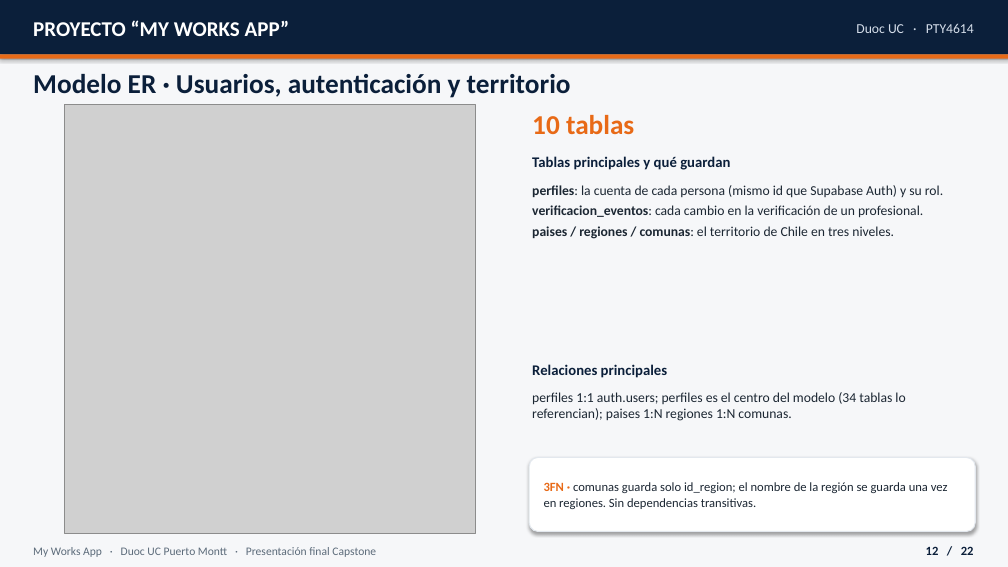
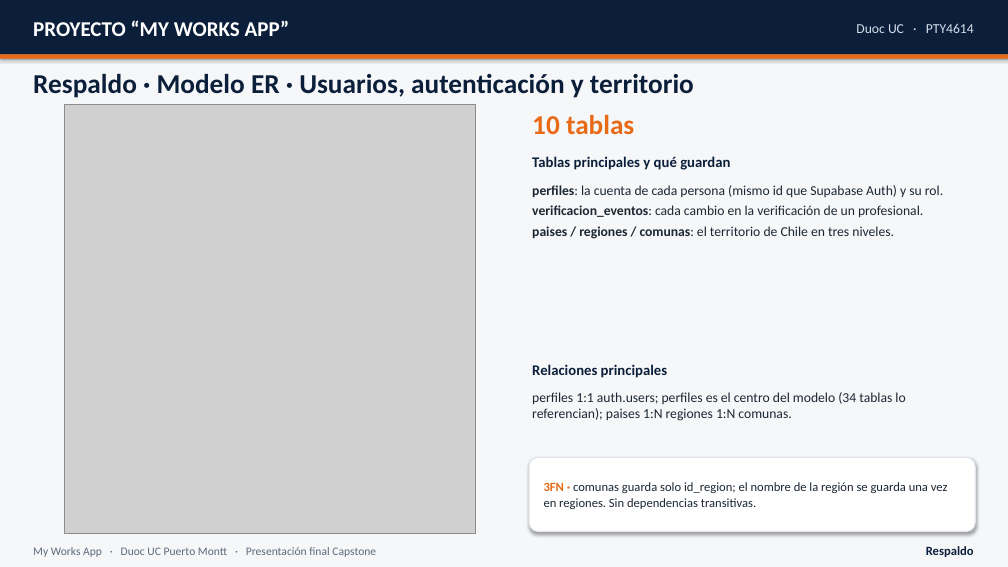
Before and after one commit to MathiasAlejandr0/MyWorksAppProyect, a slide deck: slide 17 of Fase 2/Presentacion_final_MyWorksApp.pptx (slide 12 before the commit). Drawn at 1008x567 pixels with LibreOffice and Linux fonts; fonts in the diff are those of the drawing; grey boxes stand for pictures. Boxes give left, top, right and bottom in pixels: in the first picture for what was removed or moved away, otherwise in the second. Text is boxed around its words. In the diff, an @@ line names an element or a change of style, - is before the commit and + after.

```diff
--- a/Fase 2/Presentacion_final_MyWorksApp.pptx
+++ b/Fase 2/Presentacion_final_MyWorksApp.pptx
@@ text at [33, 74, 694, 98]: text changed @@
-Modelo ER · Usuarios, autenticación y territorio
+Respaldo · Modelo ER · Usuarios, autenticación y territorio
@@ text at [926, 546, 974, 557]: text changed @@
-12 / 22
+Respaldo
```
Also in this commit, not shown: 20 other slides changed, 5 other files.
